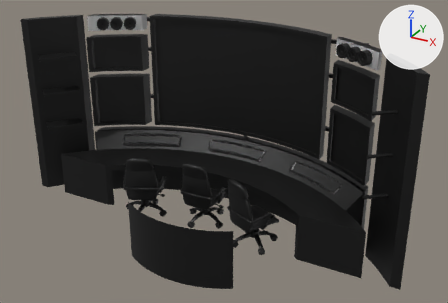
Renders of the glTF model public/home/control2.glb from each side of a commit.
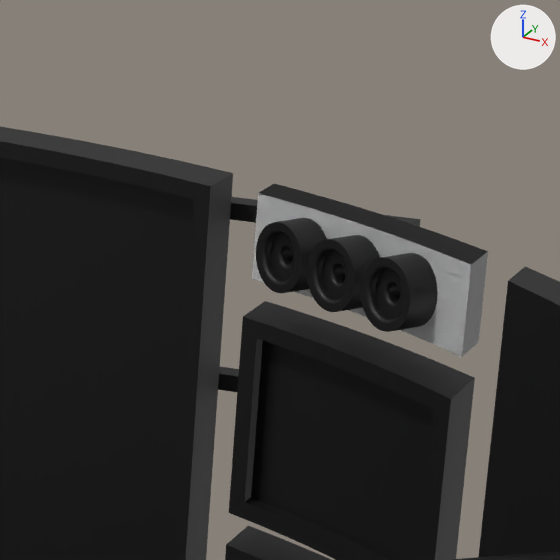
The first picture shows the older version from a 50 mm camera at (9.11, -13.16, 10.3) aimed at (0.41, 2.66, 2.39). The close-ups show both versions on the part from 64% to 89% of the width and 0% to 37% of the height of that picture; other places that the commit changed are outside them. The axes (+X, +Y, +Z) are drawn at upper right. The lights are the same throughout. Where no turn or scale is listed for an object, it has been applied to the vertices.

Objects in the first close-up: 'Body13', 'Body17', 'Body22', 'Body4', 'Body40.001', 'Body47.001', 'Body50.001', 'Body54', 'Body55', 'Body56'.
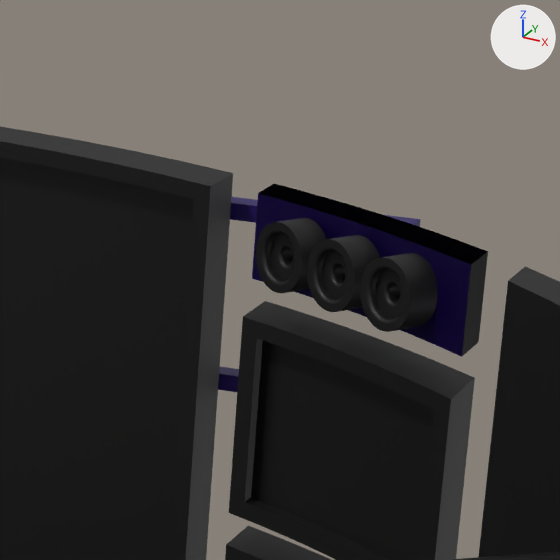
The change, as a diff of the scene's bpy script:
```diff
--- a/public/home/control2.glb.py
+++ b/public/home/control2.glb.py
@@ mat_material_004 @@
+mat_material_004 = principled_material('Material.004')
+mat_material_004.base_color = (0.0123, 0.0, 0.117)  # dark purple #1d0060
+mat_material_004.metallic = 0.418
@@ me_body17 @@
 me_body17.from_pydata(...)  # 54 vertices, 104 faces; spans x 3.43..4.95, y 2.9..4.18, z 5.6..6.1
-me_body17.materials.append(mat_material_002)  # white #ffffff
+me_body17.materials.append(mat_material_004)  # dark purple #1d0060
@@ me_body4 @@
 me_body4.from_pydata(...)  # 54 vertices, 104 faces; spans x 3.43..4.95, y 2.9..4.18, z 5.6..6.1
-me_body4.materials.append(mat_steel___satin_002)  # light grey #d0d0d0
+me_body4.materials.append(mat_steel___satin)  # black #000000
```

Location of each change, (x1, y1, x2, y2) in pixels of the close-ups (560 x 560 px):
'Body17', recoloured
    both: (252, 193, 471, 357)
'Body4', recoloured
    both: (259, 184, 488, 356)
